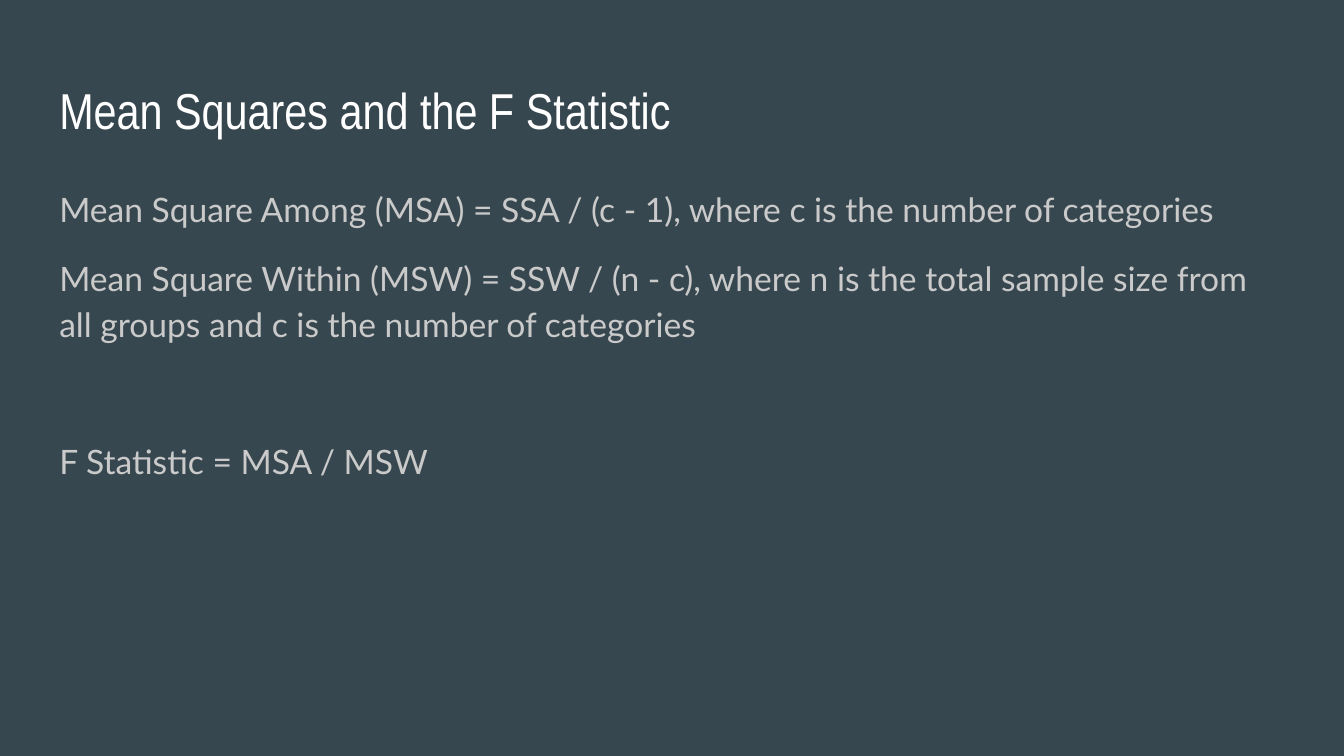
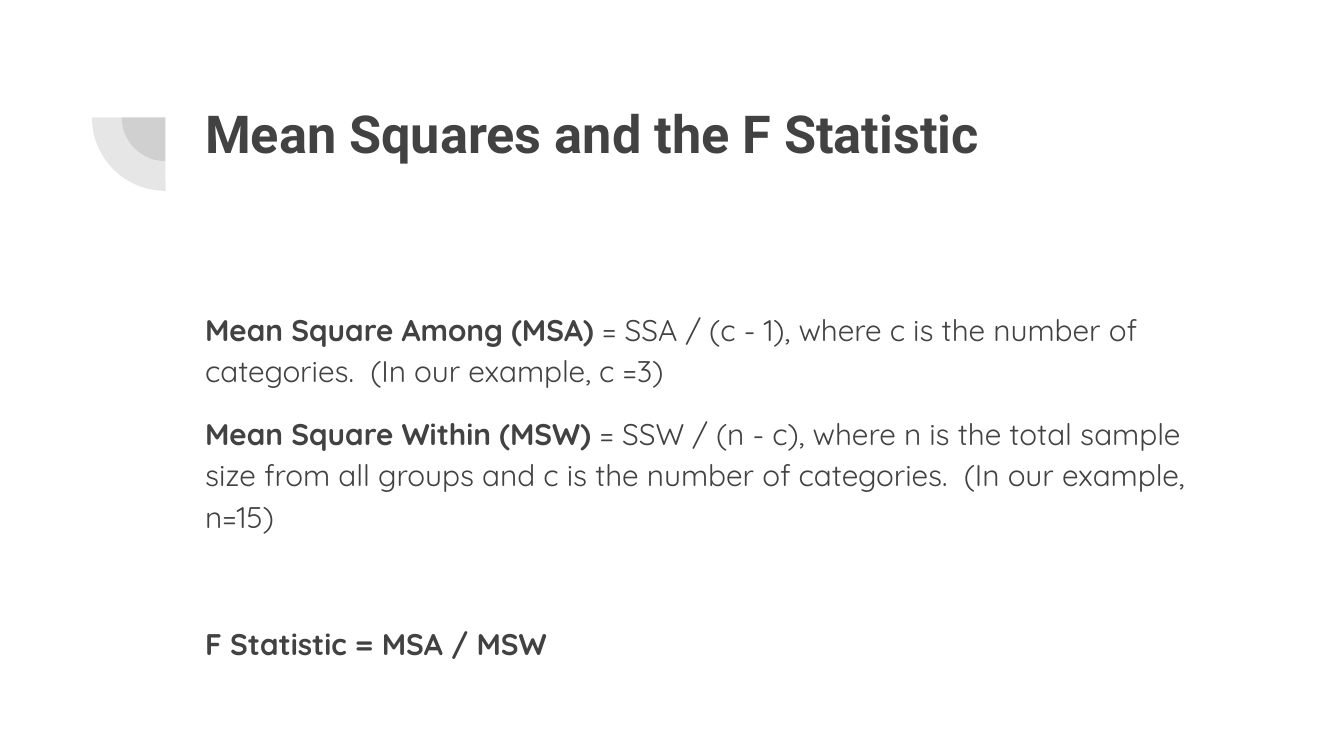
Before and after one commit to rjwrobel86/Python4Statistics, a slide deck: slide 11 of Stuff For Class/Slides/ANOVA.pptx (slide 6 before the commit). Drawn at 1344x756 pixels with LibreOffice and Linux fonts; fonts in the diff are those of the drawing. Boxes give left, top, right and bottom in pixels: in the first picture for what was removed or moved away, otherwise in the second. Text is boxed around its words. In the diff, an @@ line names an element or a change of style, - is before the commit and + after.

```diff
--- a/Stuff For Class/Slides/ANOVA.pptx
+++ b/Stuff For Class/Slides/ANOVA.pptx
@@ background #37474F to #FFFFFF @@
@@ pie slice (boxed as its full ellipse) added at [91, 44, 238, 191], fill #424242 at 13% opacity @@
@@ pie slice (boxed as its full ellipse) added at [122, 74, 210, 161], fill #424242 at 13% opacity @@
@@ title "Mean Squares and the F ...": place and size @@
-title "Mean Squares and the F ..." at [59, 92, 671, 139]
+title "Mean Squares and the F ..." at [205, 114, 979, 164]
@@ title "Mean Squares and the F ..." at [205, 114, 979, 164]: size 27 to 28 pt, font Arial Narrow to Roboto, text colour #FFFFFF to #424242, bold on @@
@@ text "Mean Square Among (MSA) = ...": place and size @@
-text "Mean Square Among (MSA) = ..." at [59, 196, 1247, 474]
+text "Mean Square Among (MSA) = ..." at [205, 319, 1185, 656]
@@ text at [205, 319, 1185, 534]: text changed; size 18 to 16 pt; font Lato to Quicksand; text colour #CACACA to #424242 @@
-Mean Square Among (MSA) = SSA / (c - 1), where c is the number of categories
-Mean Square Within (MSW) = SSW / (n - c), where n is the total sample size from all groups and c is the number of categories
+Mean Square Among (MSA) = SSA / (c - 1), where c is the number of categories. (In our example, c =3)
+Mean Square Within (MSW) = SSW / (n - c), where n is the total sample size from all groups and c is the number of categories. (In our example, n=15)
@@ text at [205, 633, 547, 656]: size 18 to 16 pt, font Lato to Quicksand, text colour #CACACA to #424242, bold on in "F Statistic = MSA / MSW" @@
```
Also in this commit, not shown: 10 other slides changed, 8 slides added, 4 slides removed, 25 other files.
